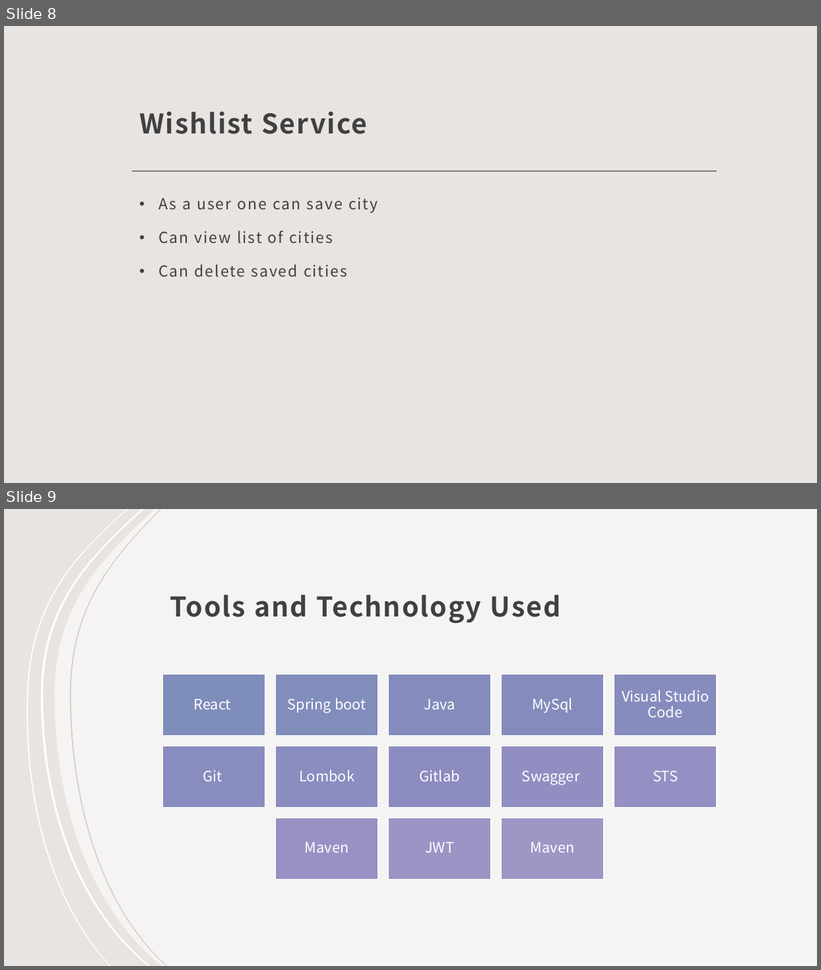
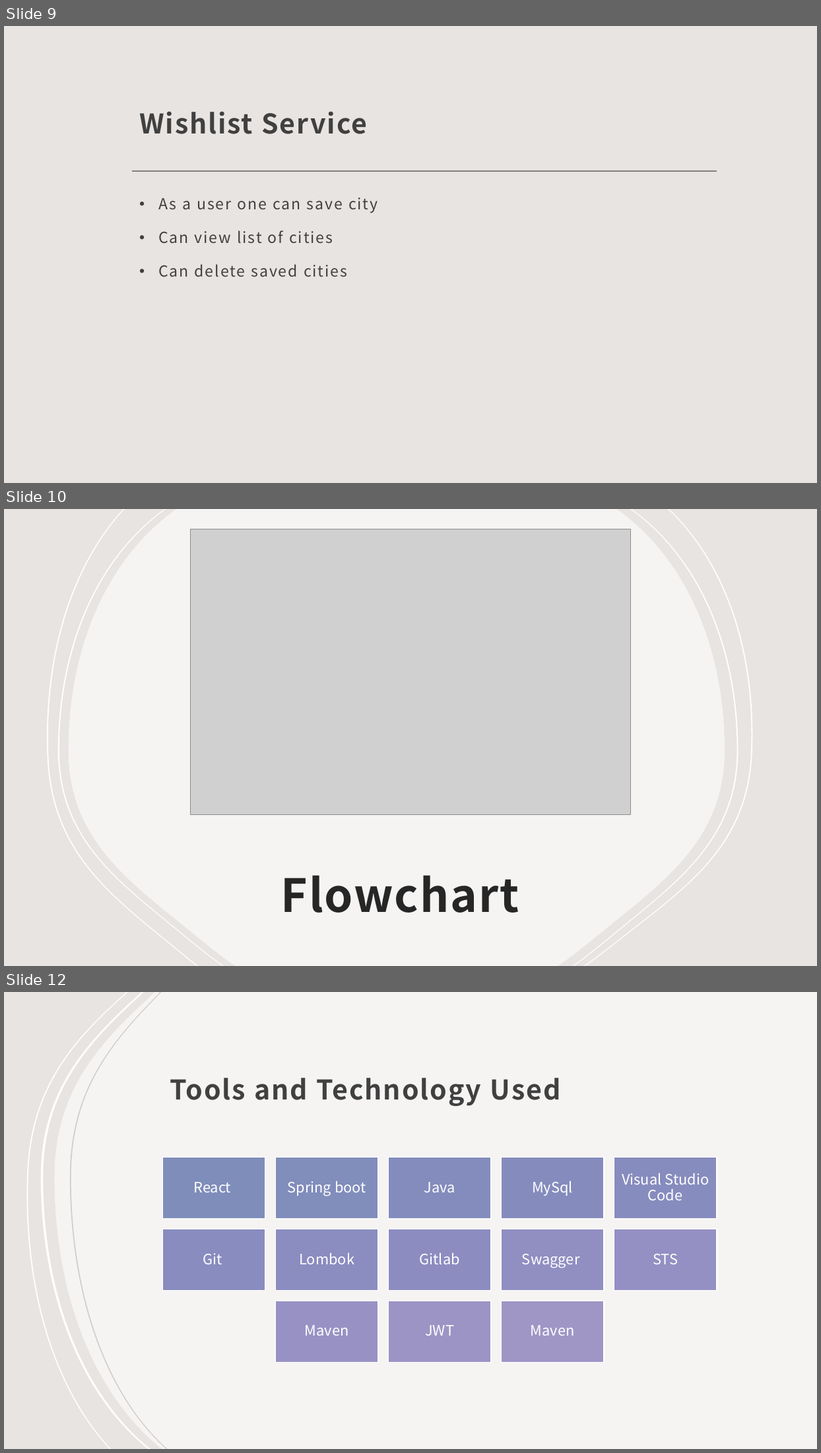
Before and after one commit to sahilk020/weather-application, a slide deck: Weather_App.pptx. Shown one above the other, each under a label of ours: slides 8 and 9 before the commit, slides 9, 10 and 12 after it; the slides between them are not shown. The pictures are 821x970 and 821x1453 pixels, drawn with LibreOffice and Linux fonts; fonts in the diff are those of the drawing; grey boxes stand for pictures. Boxes give left, top, right and bottom in pixels: in the first picture for what was removed or moved away, otherwise in the second. Text is boxed around its words. In the diff, an @@ line names an element or a change of style, - is before the commit and + after.

Commit message:
ppt done

```diff
--- a/Weather_App.pptx
+++ b/Weather_App.pptx
@@ slide 10 added at <box>4,509,817,966</box>, background #E8E4E2 @@
@@ freeform shape added at <box>4,509,237,966</box>, fill #FFFFFF at 60% opacity @@
@@ freeform shape added at <box>4,509,237,966</box>, fill #FFFFFF at 60% opacity @@
@@ rectangle added at <box>4,509,817,966</box>, fill #E8E4E2 @@
@@ freeform shape added at <box>47,509,198,966</box>, fill #FFFFFF @@
@@ freeform shape added at <box>58,509,224,966</box>, fill #FFFFFF @@
@@ freeform shape added at <box>65,509,217,966</box>, fill #D4CCC8 @@
@@ freeform shape added at <box>69,509,725,966</box>, fill #FFFFFF at 60% opacity @@
@@ freeform shape added at <box>81,509,250,966</box>, fill #FFFFFF @@
@@ freeform shape added at <box>96,509,265,966</box>, fill #FFFFFF @@
@@ freeform shape added at <box>572,509,739,966</box>, fill #FFFFFF @@
@@ freeform shape added at <box>584,509,753,966</box>, fill #FFFFFF @@
@@ picture added at <box>190,529,631,815</box> @@
@@ title added at <box>281,875,519,913</box>, 54 pt, text #262626, bold @@
+Flowchart
@@ what was slide 8 is now slide 9 @@
@@ what was slide 9 is now slide 12 @@
```
Also in this commit, not shown: 2 other slides added.
